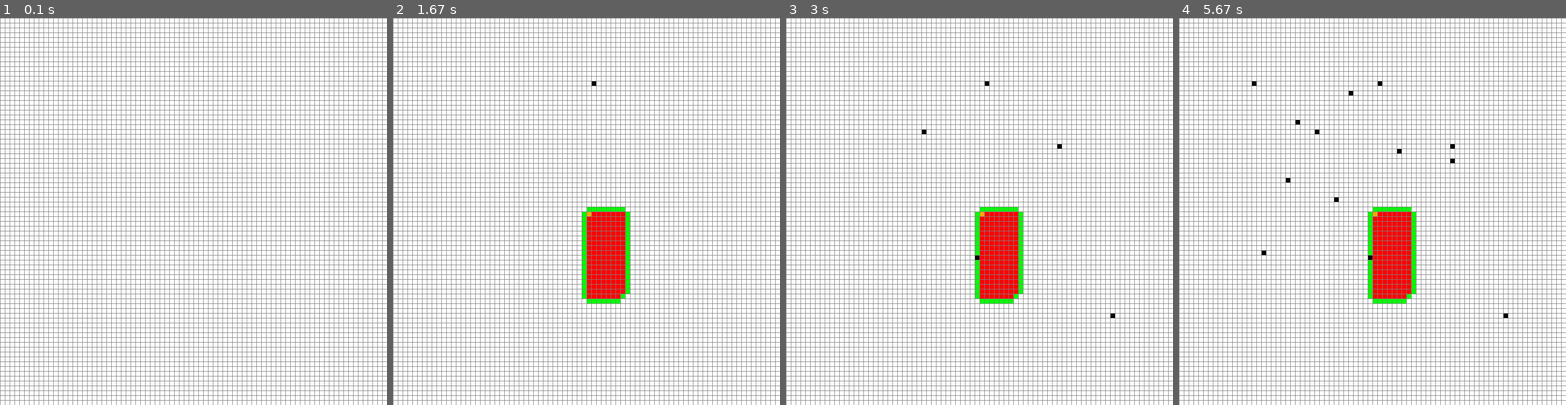
Above: before the commit, frames 1-4 (left to right).
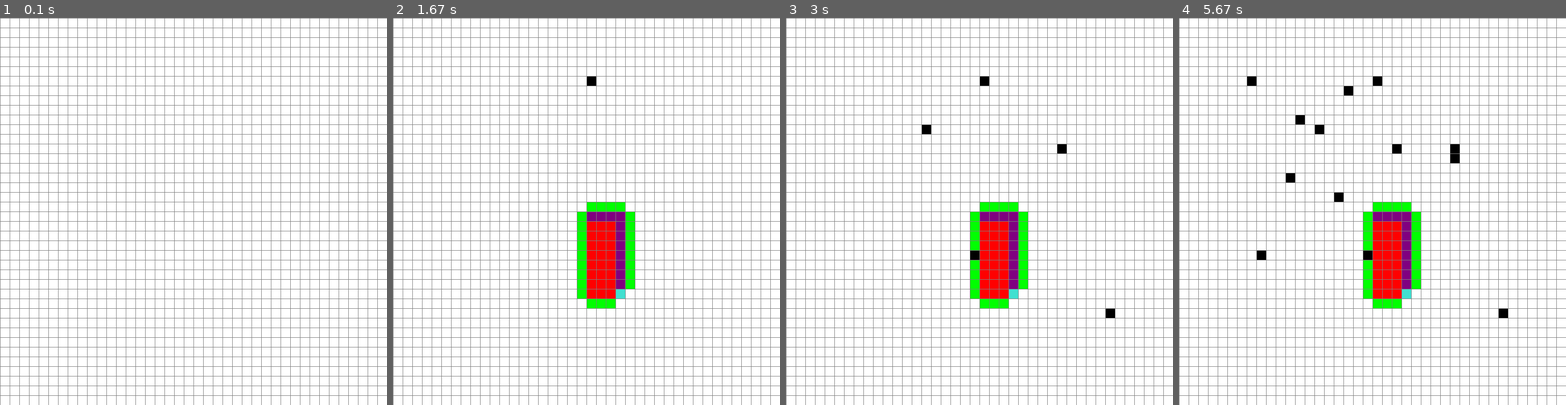
Above: after the commit, the same moments.

Repository: Cybernetic-Ransomware/Pygame_TAS
Game: pygame game, started from a-pathfinding_visualisation.py
Two runs of this game, one before a commit and one after it. Both use one fixed random seed, a clock stepped at 60 frames per second and the inputs below.
Inputs (mouse positions are in pixels of both pictures, inside the frame that each line leads up to):
- Up to frame 1 (0.1 s): no input
- Up to frame 2 (1.67 s): click (586, 211) at 0.38 s; click (625, 296) at 0.72 s; tap Space at 1 s; click (594, 79) at 1.38 s
- Up to frame 3 (3 s): click (979, 257) at 1.72 s; click (925, 130) at 2.05 s; click (1114, 312) at 2.38 s; click (1060, 141) at 2.72 s
- Up to frame 4 (5.67 s): click (1256, 79) at 3.05 s; click (1264, 254) at 3.38 s; click (1287, 180) at 3.72 s; click (1453, 161) at 4.05 s; click (1333, 196) at 4.38 s; click (1298, 118) at 4.72 s; click (1349, 95) at 5.05 s; click (1399, 149) at 5.38 s

The runs differ from the first frame. In frame 1, 9.2% of the frame differs, in the area x 0-100%, y 0-100%; in frame 2, 11%; in frame 3, 11%; in frame 4, 11%.

Commit message:
Implement visualisation of path.

Diff:
--- a/a-pathfinding_visualisation.py
+++ b/a-pathfinding_visualisation.py
@@ -4,7 +4,7 @@
 
 WIDTH = 800
 HEIGHT = WIDTH
-ROWS = 80
+ROWS = 40
 WIN = pygame.display.set_mode((WIDTH, HEIGHT))
 
 CLRS = {
@@ -99,6 +99,13 @@
     return abs(x1 - x2) + abs(y1 - y2)
 
 
+def reconstruct_path(came_from, current, draw):
+    while current in came_from:
+        current = came_from[current]
+        current.make_path()
+        draw()
+
+
 def algorithm(draw, grid, start, end):
     count = 0
     open_set = PriorityQueue()
@@ -120,6 +127,8 @@
         open_set_hash.remove(current)
 
         if current == end:
+            reconstruct_path(came_from, end, draw)
+            end.make_end()
             return True
 
         for neighbor in current.neighbors:
